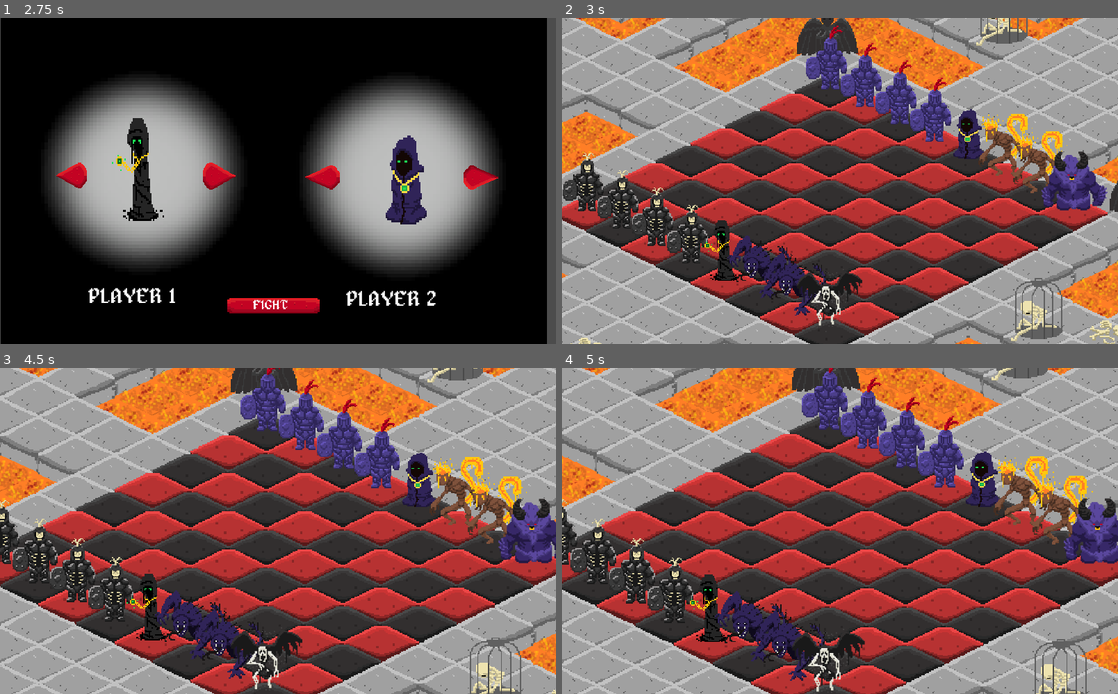
Above: before the commit, frames 1-4 (two rows, left to right).
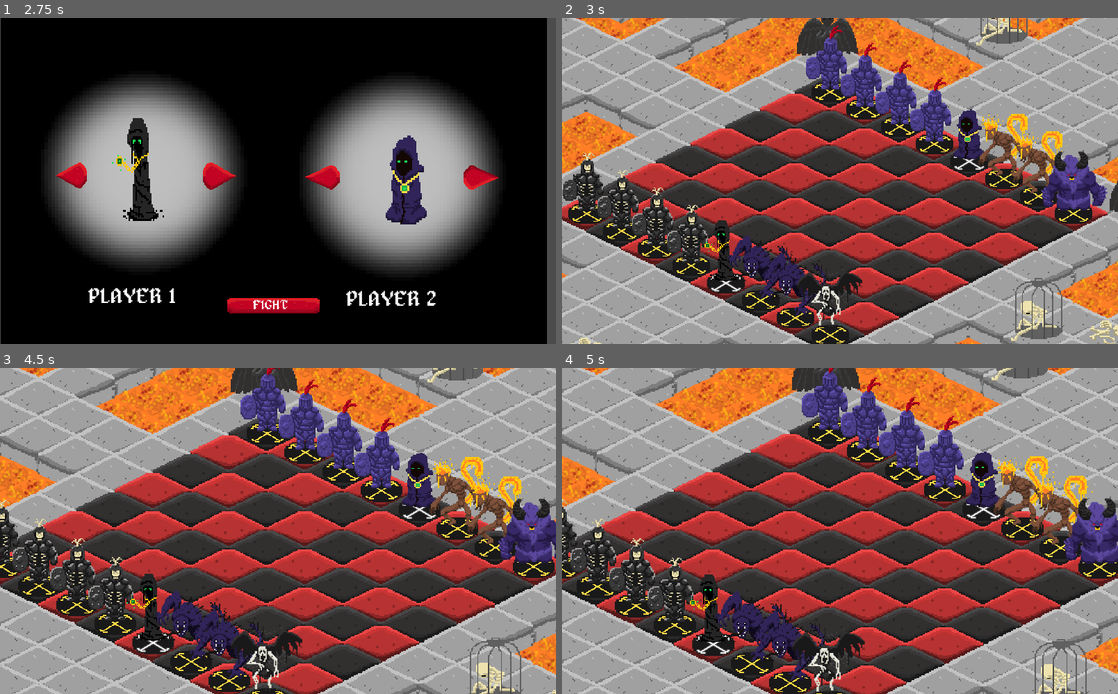
Above: after the commit, the same moments.

Repository: NicoRuedaA/Isometric_Godot
Game: Godot game, scene res://Escena/Olaia/HUD_PRINCIPAL.tscn
Two runs of this game, one before a commit and one after it. Both use one fixed random seed, a clock stepped at 60 frames per second and the inputs below.
Inputs (mouse positions are in pixels of both pictures, inside the frame that each line leads up to):
- Up to frame 1 (2.75 s): click "Play" at 0.5 s; click (66, 174) at 1.25 s; click (222, 174) at 2 s
- Up to frame 2 (3 s): click (834, 304) at 2.75 s
- Up to frame 3 (4.5 s): tap Enter at 3.5 s; move the mouse to (400, 514) at 3.52 s; press the mouse at (400, 514) at 3.53 s; tap Space at 4.25 s; move the mouse to (166, 547) at 4.27 s; release the mouse at (166, 547) at 4.28 s; tap Mouse wheel up (zoom_in) at 4.35 s; click (166, 547) at 4.42 s
- Up to frame 4 (5 s): no input

Frame 1 is identical in both runs. In frame 2, 4.1% of the frame differs, in the area x 1-96%, y 19-100%; in frame 3, 4.5%; in frame 4, 4.5%, in the area x 0-100%, y 16-100%.
Error before the commit: Invalid get index 'P1_NORMAL' (on base: 'Nil'). (res://Script/actor.gd:44)

Commit message:
fix: inicializar m_cell_player en setup() cuando Grid ya está asignado en lugar de _ready()

Diff:
--- a/Script/actor.gd
+++ b/Script/actor.gd
@@ -25,6 +25,10 @@
 	gameManager = gm_ref
 	if Grid:
 		cellSize = Grid.set_size()
+		if(!is_boss):
+			m_cell_player = Grid.P1_NORMAL if team == 1 else Grid.P2_NORMAL
+		else:
+			m_cell_player = Grid.P1_BOSS if team == 1 else Grid.P2_BOSS
 
 signal on_death(actor)
 
@@ -40,10 +44,6 @@
 	m_is_clicked = false
 	m_attacking = false
 
-	if(!is_boss):
-		m_cell_player = Grid.P1_NORMAL if team == 1 else Grid.P2_NORMAL
-	else:
-		m_cell_player = Grid.P1_BOSS if team == 1 else Grid.P2_BOSS
 	m_actual_attack=habilities_tree.m_habilities[0]
 
 
